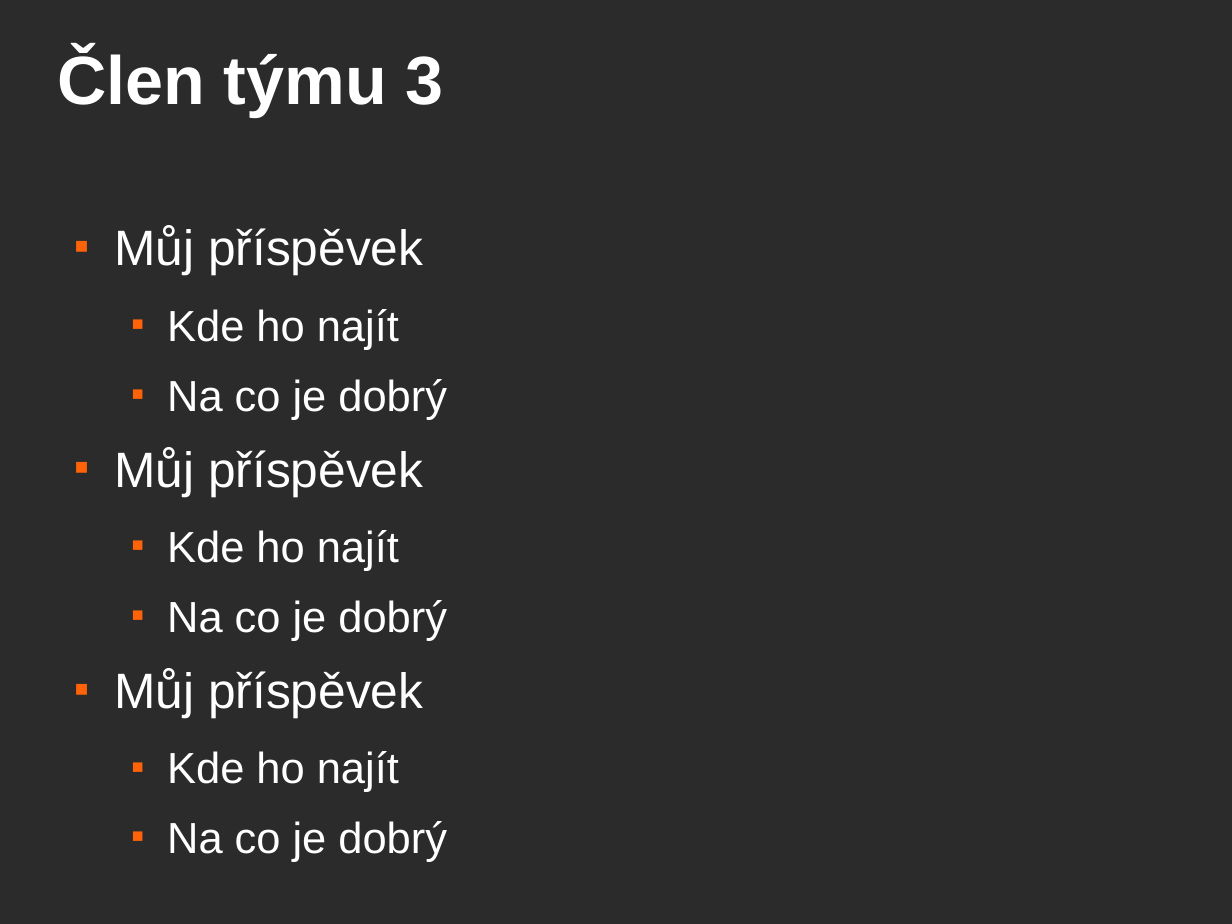
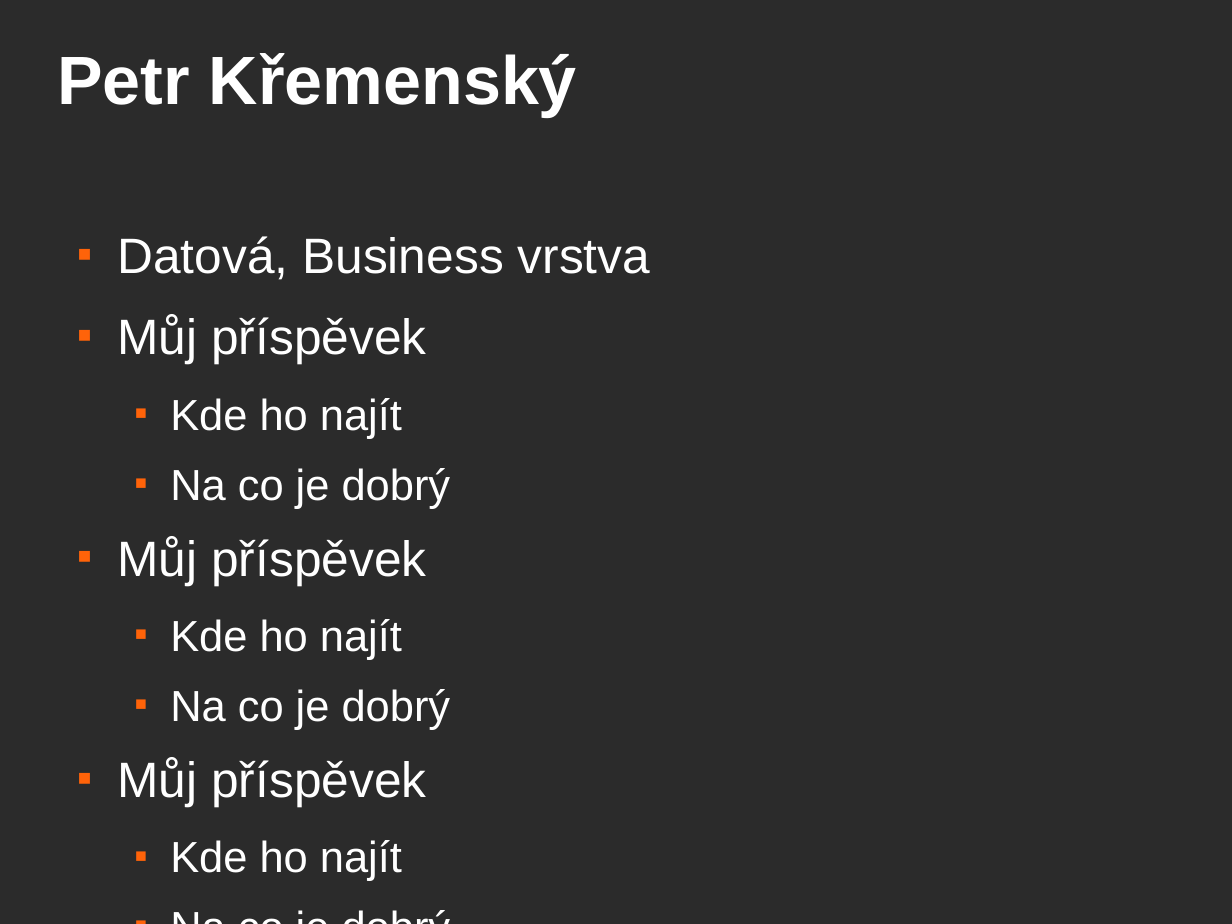
Before and after one commit to pkremens/pv243-eshop, a slide deck: slide 5 of jboss-presentation.odp. Drawn at 1232x924 pixels with LibreOffice and Linux fonts; fonts in the diff are those of the drawing; background and template pictures are left out; a plain dark background stands for a picture behind light text. Boxes give left, top, right and bottom in pixels: in the first picture for what was removed or moved away, otherwise in the second. Text is boxed around its words. In the diff, an @@ line names an element or a change of style, - is before the commit and + after.

Commit message:
Presentation changed

```diff
--- a/jboss-presentation.odp
+++ b/jboss-presentation.odp
@@ title at [57, 53, 577, 117]: text changed @@
-Člen týmu 3
+Petr Křemenský
@@ text "Datová, Business vrstva": place and size @@
-text "Datová, Business vrstva" at [114, 226, 447, 862]
+text "Datová, Business vrstva" at [118, 236, 650, 881]
@@ text at [118, 236, 650, 280]: paragraph added @@
+■ Datová, Business vrstva
```
Also in this commit, not shown: 3 other slides changed, 3 slides added, 3 slides removed, 1 other file.
